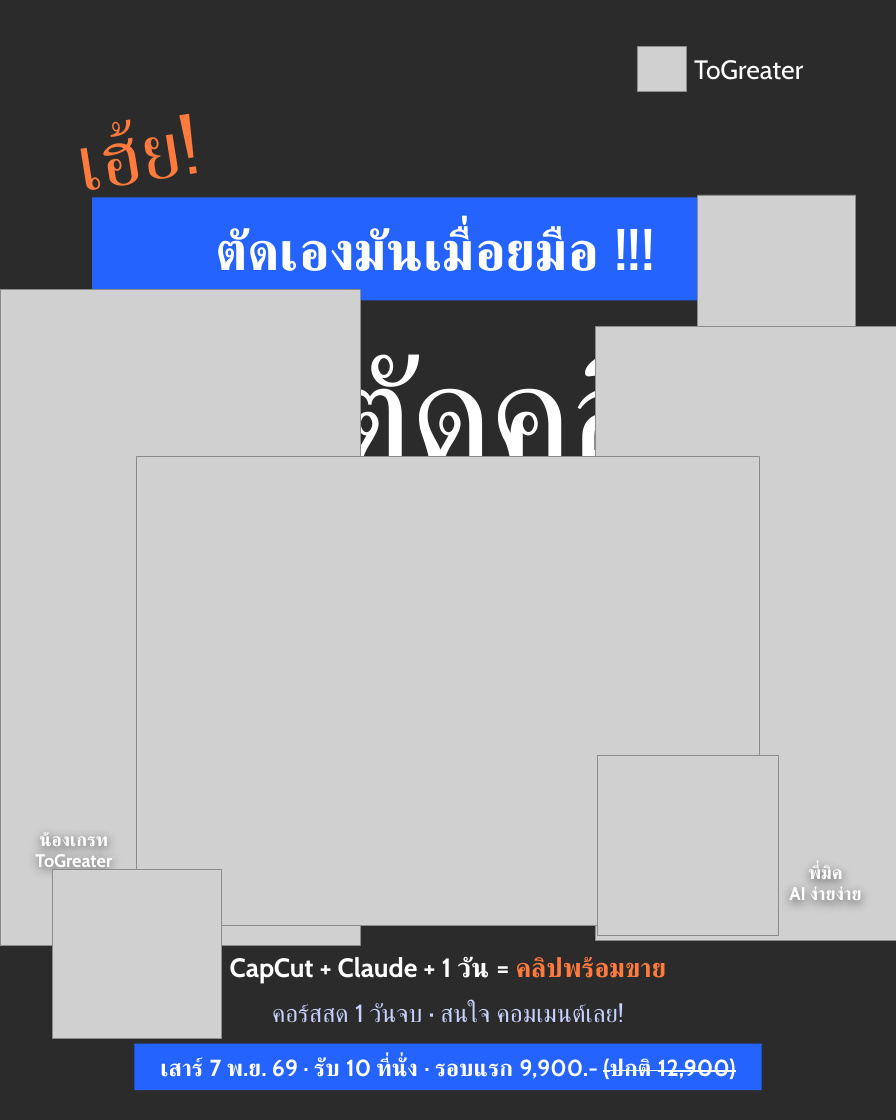
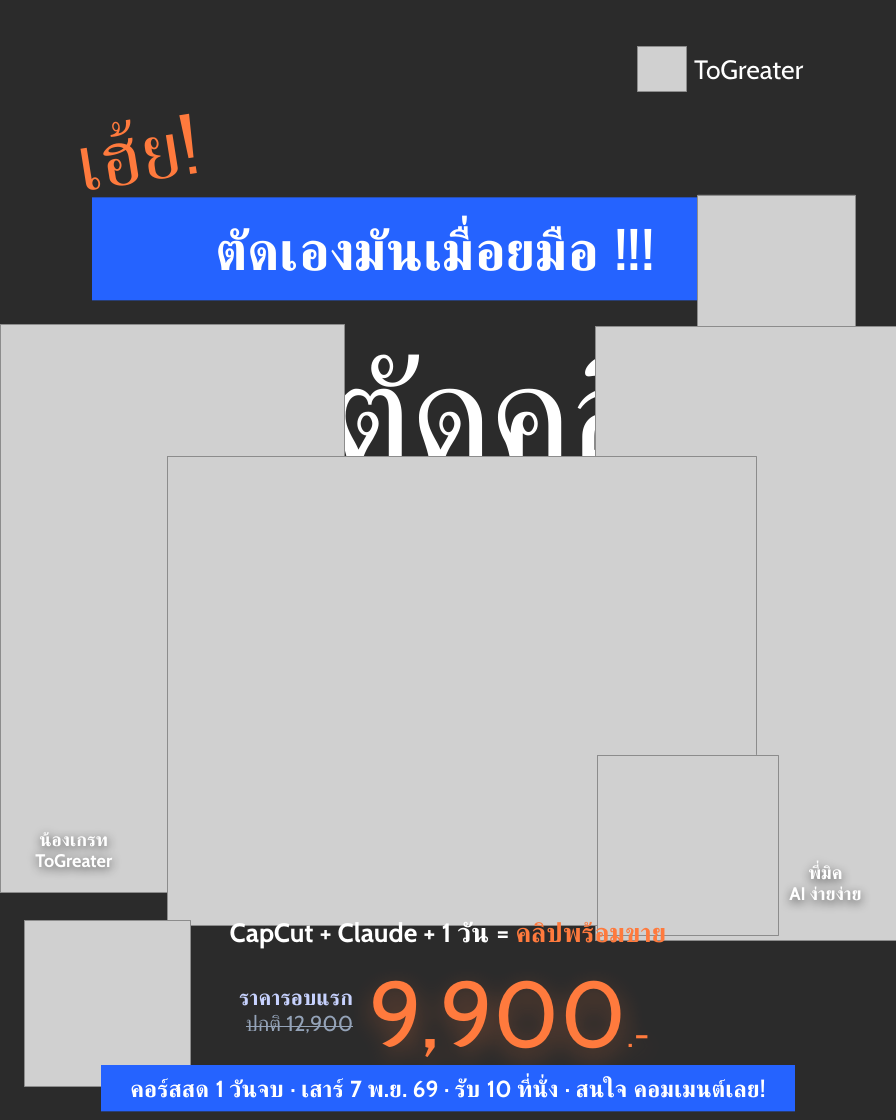
Before and after one commit to sarunporn-ui/dsme-2026, a slide deck: slide 1 of poster/ai-capcut-1day-v5.pptx. Drawn at 896x1120 pixels with LibreOffice and Linux fonts; fonts in the diff are those of the drawing; grey boxes stand for pictures; background and template pictures are left out; a plain dark background stands for a picture behind light text. Boxes give left, top, right and bottom in pixels: in the first picture for what was removed or moved away, otherwise in the second. Text is boxed around its words. In the diff, an @@ line names an element or a change of style, - is before the commit and + after.

```diff
--- a/poster/ai-capcut-1day-v5.pptx
+++ b/poster/ai-capcut-1day-v5.pptx
@@ picture: place and size @@
-picture at (0,290,360,946)
+picture at (0,324,344,893)
@@ picture: place and size @@
-picture at (137,456,759,926)
+picture at (167,456,757,926)
@@ text "CapCut + Claude + 1 ..." rewrapped from (230,957,667,983) to (230,920,667,950) @@
@@ picture: place and size @@
-picture at (53,870,221,1039)
+picture at (24,920,190,1086)
@@ text added at (370,980,627,1067), 84 pt, text #FF7A3D @@
+9,900.-
@@ text added at (239,993,353,1033), 19.5 pt, text #C7D2FE, bold @@
+ราคารอบแรก
+ปกติ 12,900
@@ text removed at (272,1003,624,1022) @@
-คอร์สสด 1 วันจบ · สนใจ คอมเมนต์เลย!
@@ rectangle "คอร์สสด 1 วันจบ · เสาร์ ...": place and size @@
-rectangle "คอร์สสด 1 วันจบ · เสาร์ ..." at (135,1043,761,1090)
+rectangle "คอร์สสด 1 วันจบ · เสาร์ ..." at (101,1065,795,1111)
@@ text in rectangle at (130,1079,766,1098): text changed @@
-เสาร์ 7 พ.ย. 69 · รับ 10 ที่นั่ง · รอบแรก 9,900.- (ปกติ 12,900)
+คอร์สสด 1 วันจบ · เสาร์ 7 พ.ย. 69 · รับ 10 ที่นั่ง · สนใจ คอมเมนต์เลย!
```
Also in this commit, not shown: 12 other files.
